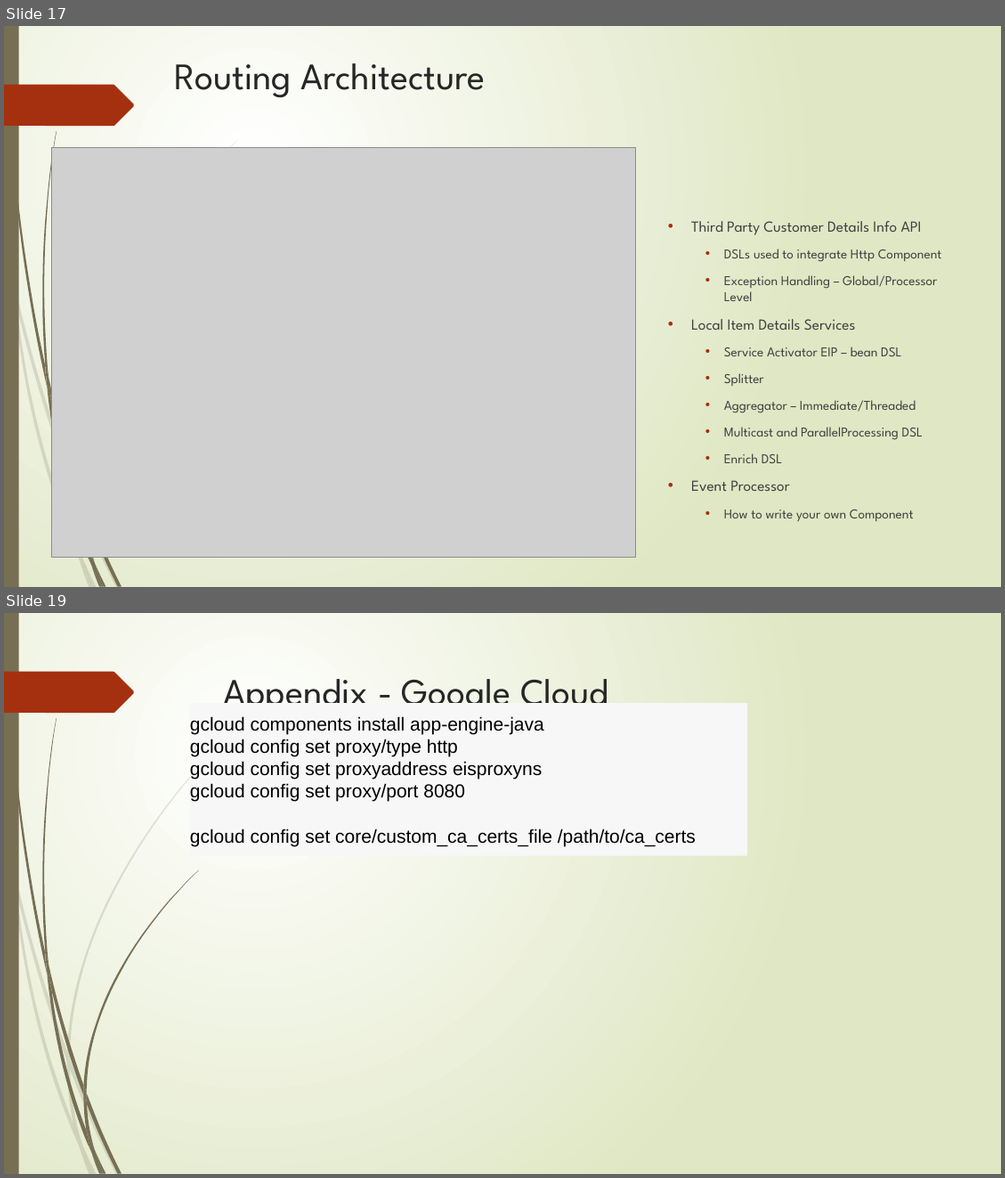
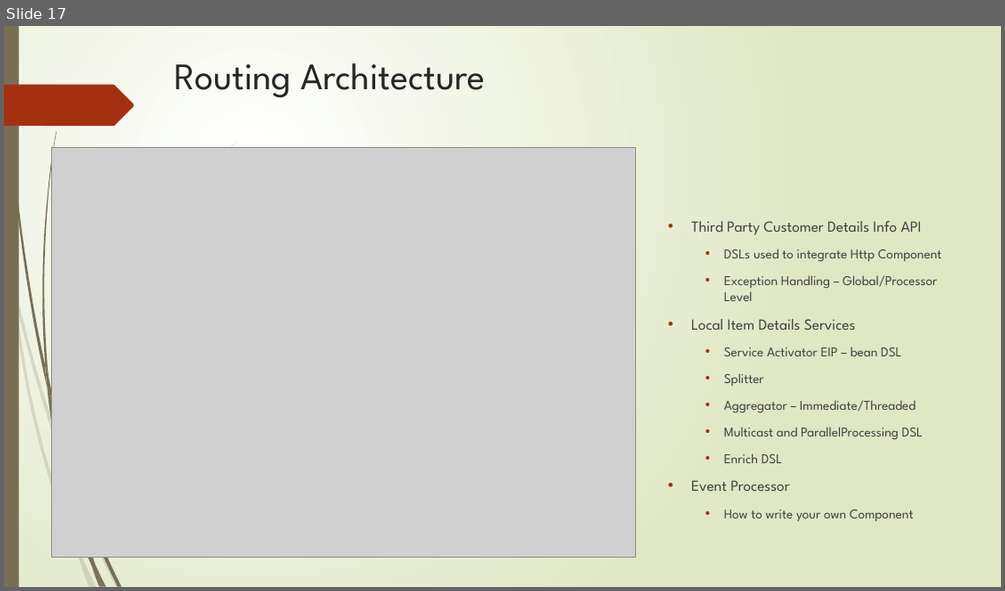
Before and after one commit to wgmartinez/apache-camel-tutorials, a slide deck: presentation/ApacheCamel.pptx. Shown one above the other, each under a label of ours: slides 17 and 19 before the commit, slide 17 after it; the slides between them are not shown. The pictures are 1005x1178 and 1005x591 pixels, drawn with LibreOffice and Linux fonts; fonts in the diff are those of the drawing; grey boxes stand for pictures. Boxes give left, top, right and bottom in pixels: in the first picture for what was removed or moved away, otherwise in the second. Text is boxed around its words. In the diff, an @@ line names an element or a change of style, - is before the commit and + after.

```diff
--- a/presentation/ApacheCamel.pptx
+++ b/presentation/ApacheCamel.pptx
@@ slide 19 removed at <box>4,613,1001,1174</box>, background gradient #FFFFFF to #DFE8C4; not listed: 21 template elements that a slide beside it also shows @@
@@ title removed at <box>224,679,608,703</box> @@
-Appendix - Google Cloud
@@ rectangle removed at <box>190,703,748,855</box> @@
-gcloud components install app-engine-java
-gcloud config set proxy/type http
-gcloud config set proxyaddress eisproxyns
-gcloud config set proxy/port 8080
-gcloud config set core/custom_ca_certs_file /path/to/ca_certs
@@ freeform shape removed at <box>83,870,198,1093</box> @@
@@ freeform shape removed at <box>67,1051,70,1070</box> @@
@@ freeform shape removed at <box>83,1085,86,1103</box> @@
```
Also in this commit, not shown: 1 slide changed, 1 other file.
